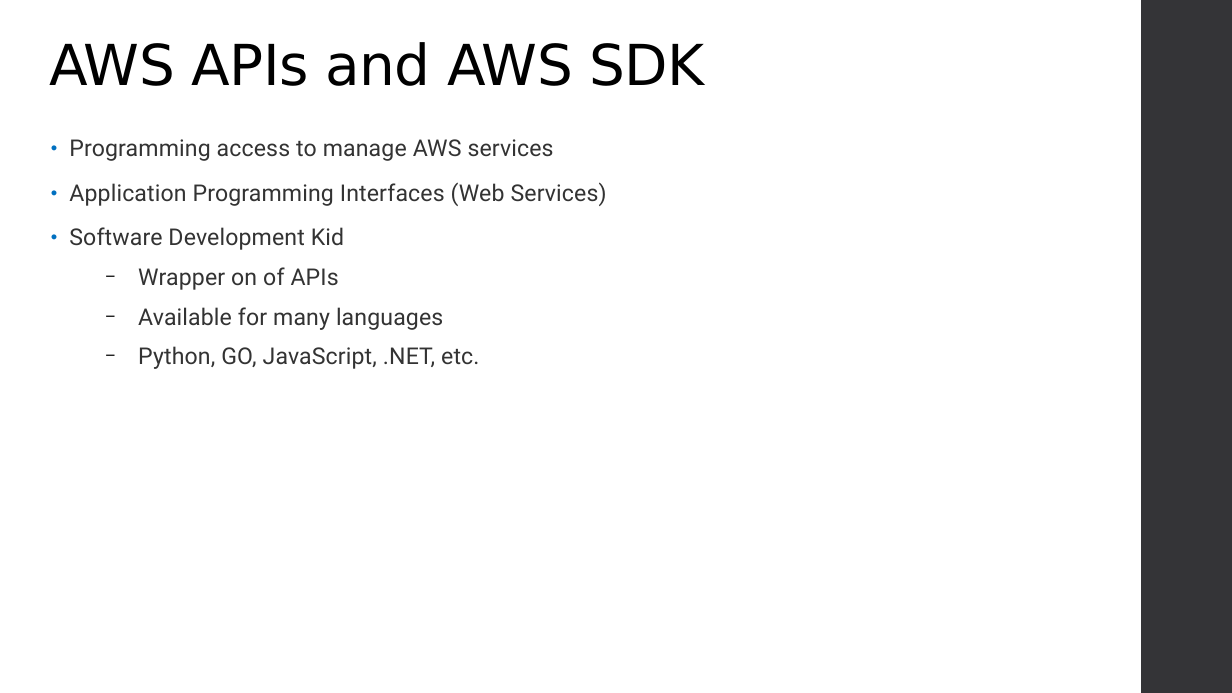
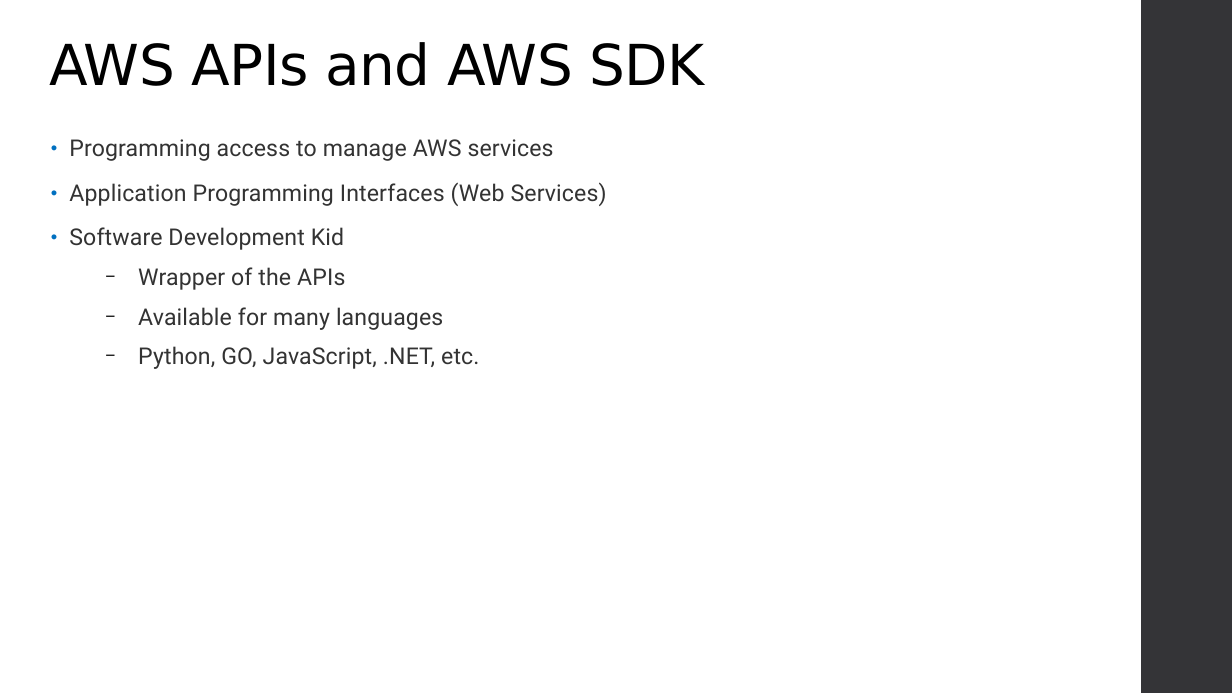
Before and after one commit to varadinov/DevSecOps, a slide deck: slide 16 of 02_cloud_computing_big_picture/02_aws.odp. Drawn at 1232x693 pixels with LibreOffice and Linux fonts; fonts in the diff are those of the drawing; background and template pictures are left out. Boxes give left, top, right and bottom in pixels: in the first picture for what was removed or moved away, otherwise in the second. Text is boxed around its words. In the diff, an @@ line names an element or a change of style, - is before the commit and + after.

```diff
--- a/02_cloud_computing_big_picture/02_aws.odp
+++ b/02_cloud_computing_big_picture/02_aws.odp
@@ text at [138, 267, 345, 290]: text changed @@
-  − Wrapper on of APIs
+  − Wrapper of the APIs
```
Also in this commit, not shown: 3 other slides changed, 6 other files.
